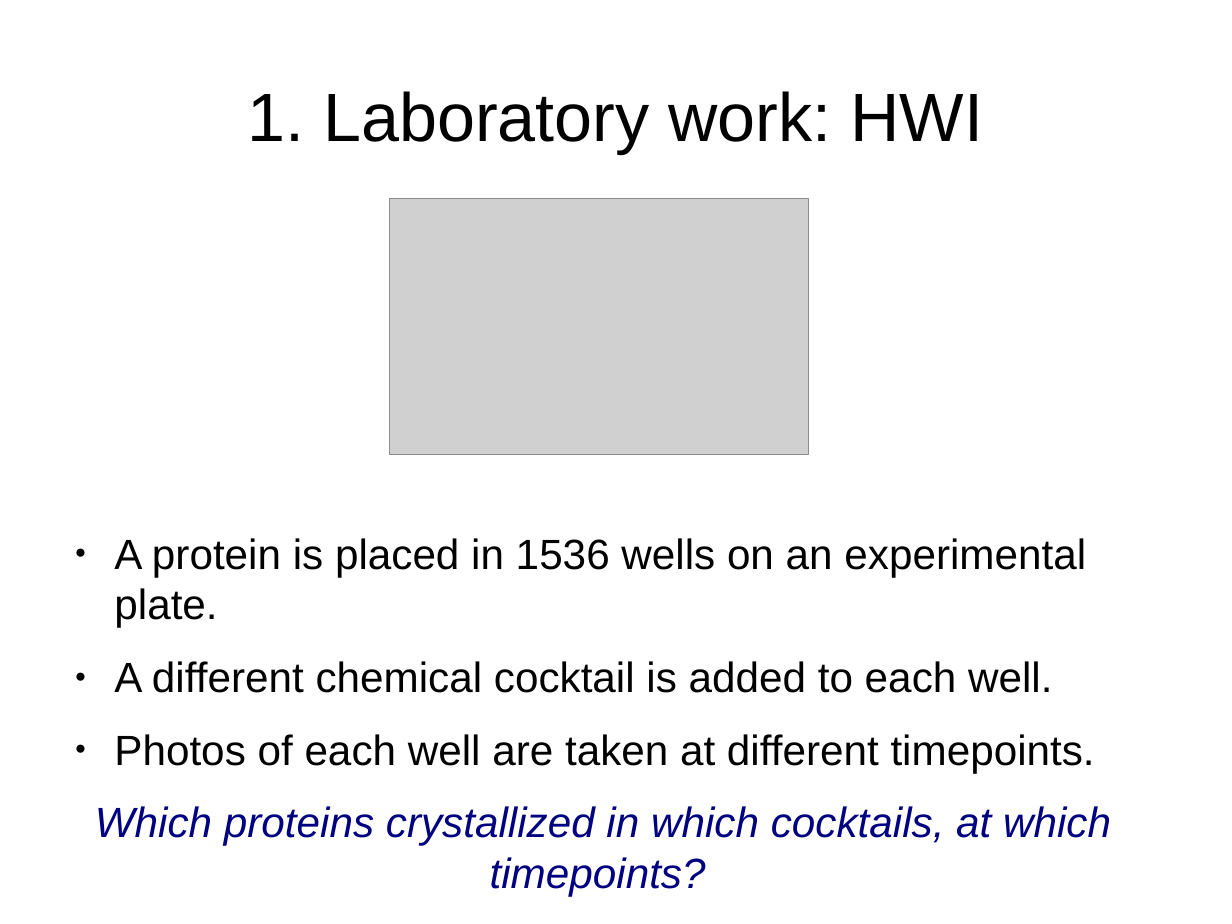
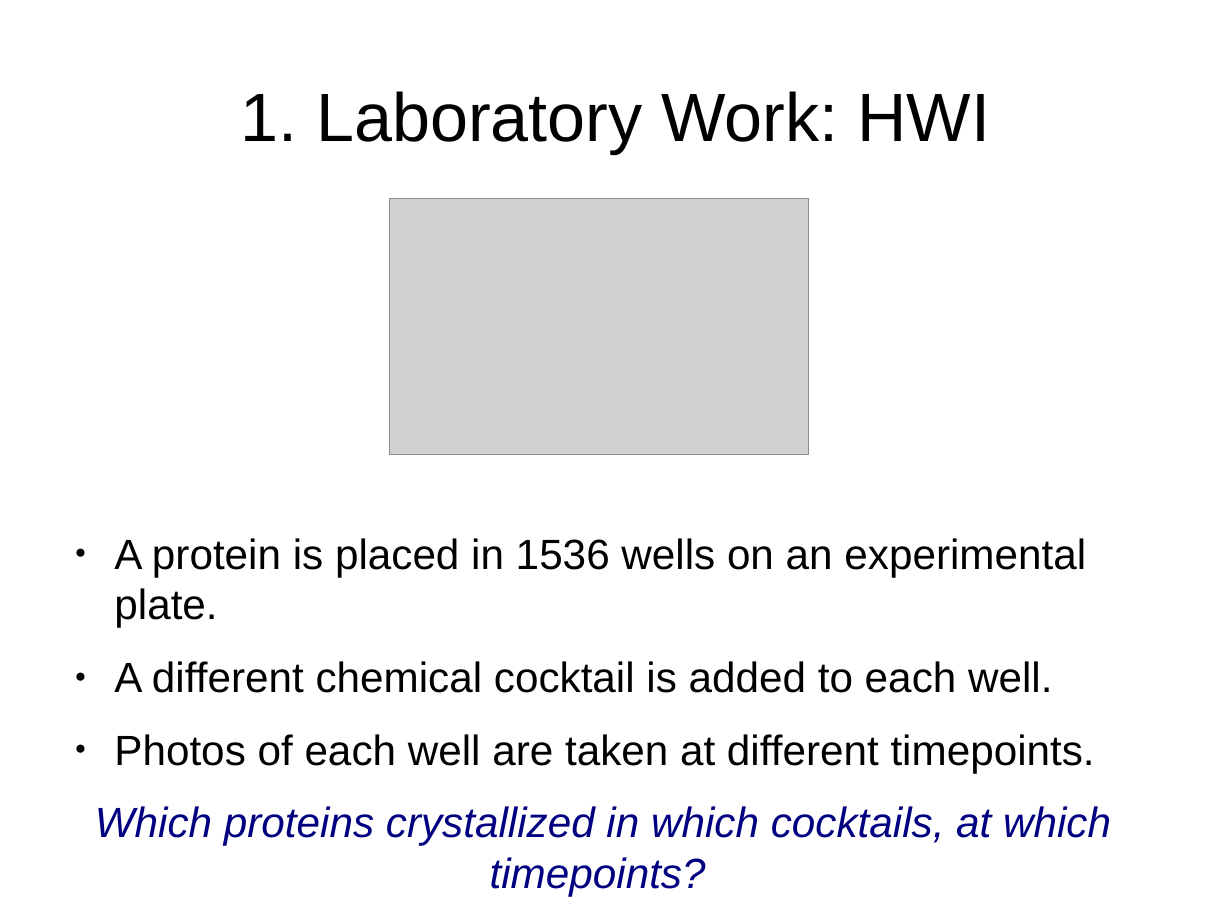
Before and after one commit to ubccr/hsws, a slide deck: slide 9 of slides/project-intro.odp. Drawn at 1232x924 pixels with LibreOffice and Linux fonts; fonts in the diff are those of the drawing; grey boxes stand for pictures. Boxes give left, top, right and bottom in pixels: in the first picture for what was removed or moved away, otherwise in the second. Text is boxed around its words. In the diff, an @@ line names an element or a change of style, - is before the commit and + after.

```diff
--- a/slides/project-intro.odp
+++ b/slides/project-intro.odp
@@ title at (240, 91, 990, 153): text changed @@
-1. Laboratory work: HWI
+1. Laboratory Work: HWI
```
Also in this commit, not shown: 13 other slides changed, 5 other files.
